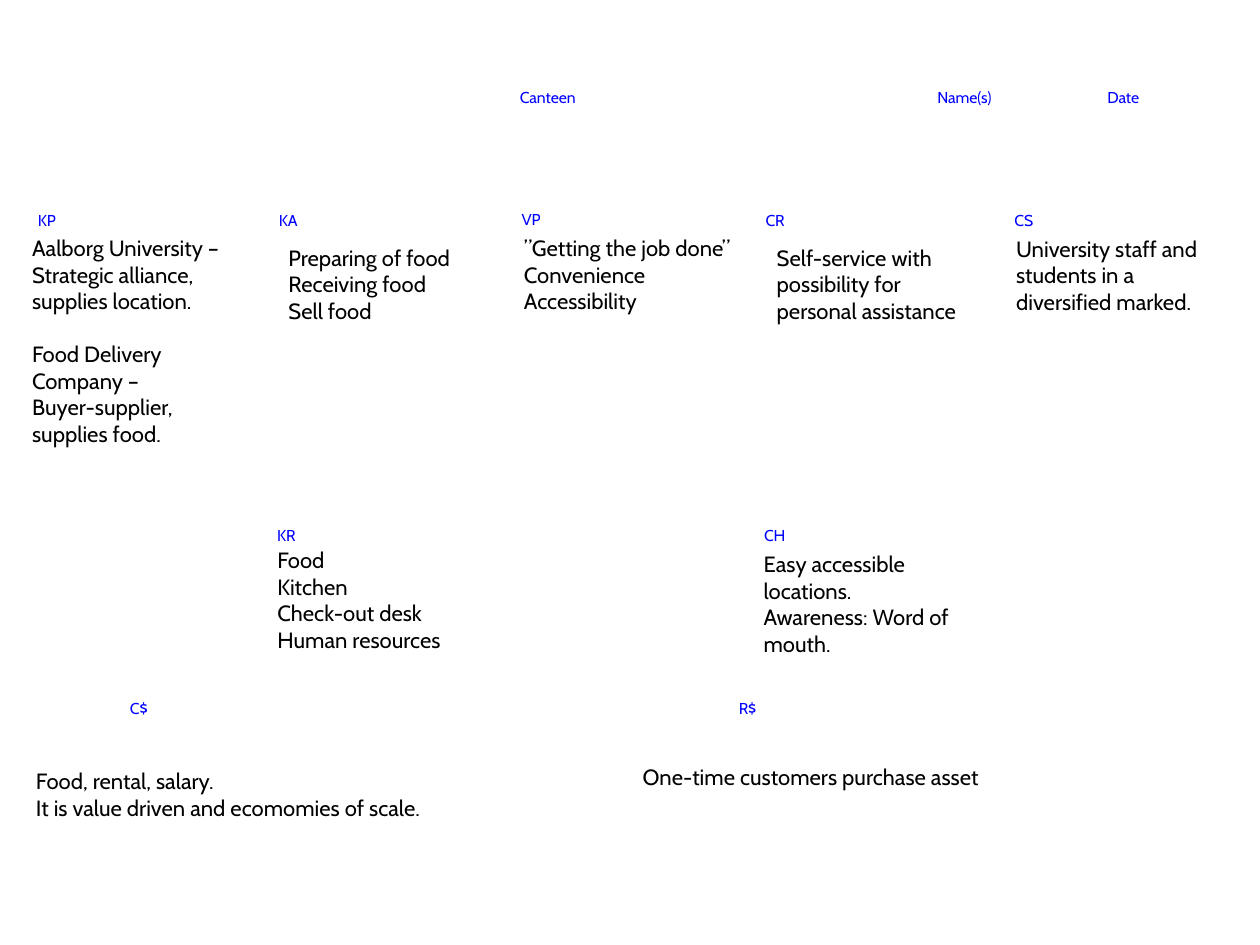
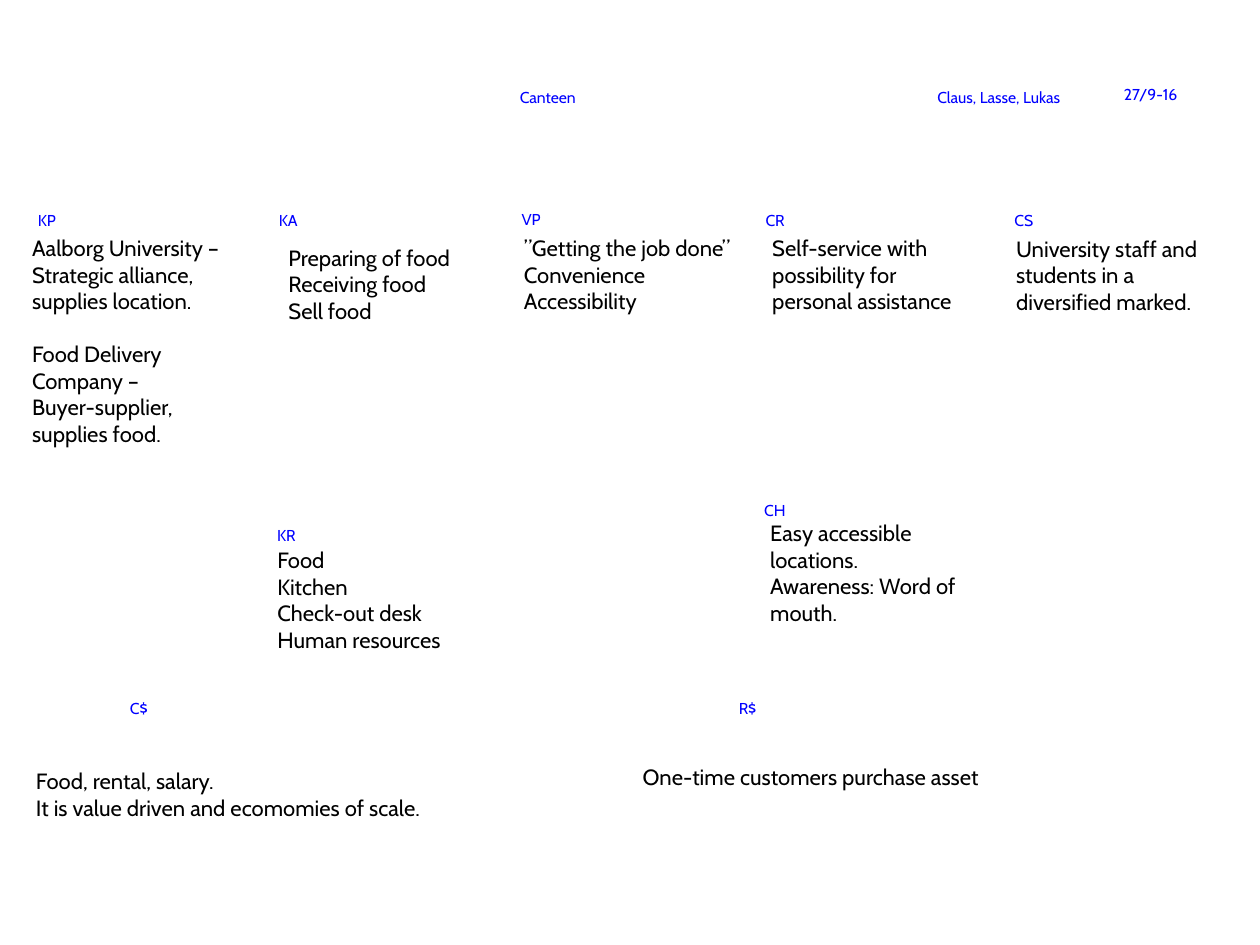
Before and after one commit to Drustrup/P9GroupRecommendation, a slide deck: slide 1 of Courses/Skabet/CanteenBM.ppt. Drawn at 1260x945 pixels with LibreOffice and Linux fonts; fonts in the diff are those of the drawing; background and template pictures are left out. Boxes give left, top, right and bottom in pixels: in the first picture for what was removed or moved away, otherwise in the second. Text is boxed around its words. In the diff, an @@ line names an element or a change of style, - is before the commit and + after.

Commit message:
Names and date added

```diff
--- a/Courses/Skabet/CanteenBM.ppt
+++ b/Courses/Skabet/CanteenBM.ppt
@@ text at bbox=[1124, 88, 1177, 102]: text changed @@
-Date
+27/9-16
@@ text at bbox=[937, 91, 1060, 105]: text changed @@
-Name(s)
+Claus, Lasse, Lukas
@@ text "Self-service with possibility for personal ...": place and size @@
-text "Self-service with possibility for personal ..." at bbox=[777, 249, 956, 325]
+text "Self-service with possibility for personal ..." at bbox=[772, 239, 951, 315]
@@ text "CH": place and size @@
-text "CH" at bbox=[764, 529, 785, 542]
+text "CH" at bbox=[764, 504, 785, 517]
@@ text "Easy accessible locations.": place and size @@
-text "Easy accessible locations." at bbox=[764, 555, 948, 653]
+text "Easy accessible locations." at bbox=[770, 524, 955, 622]
```
Also in this commit, not shown: 1 other file.
